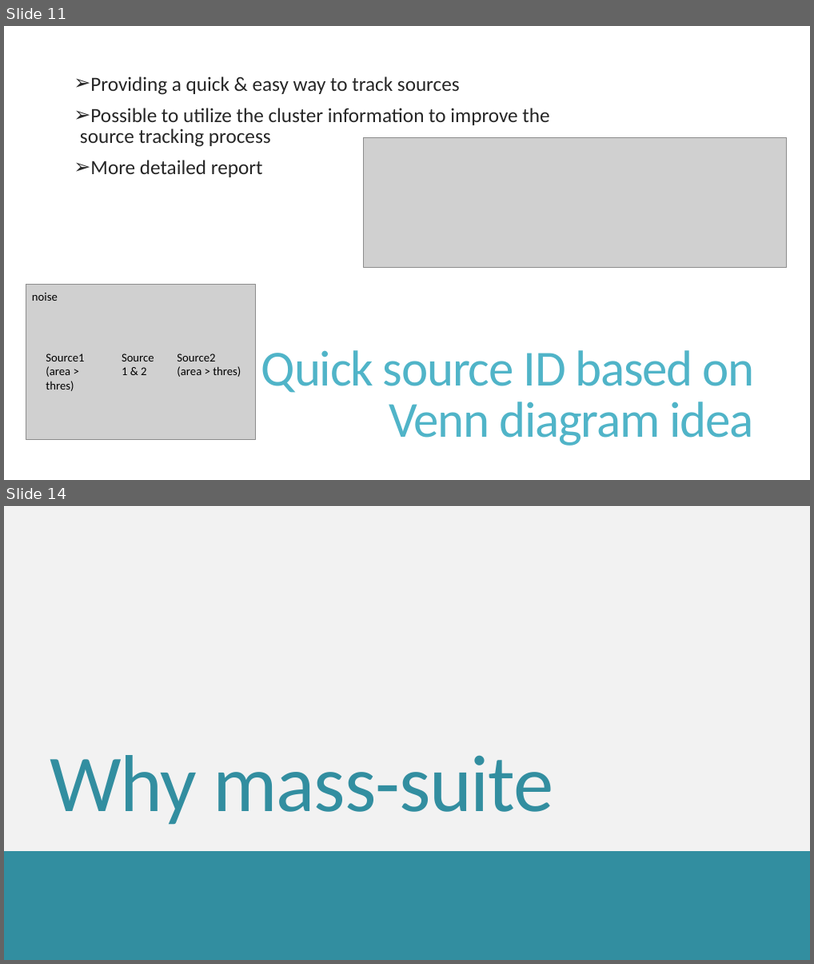
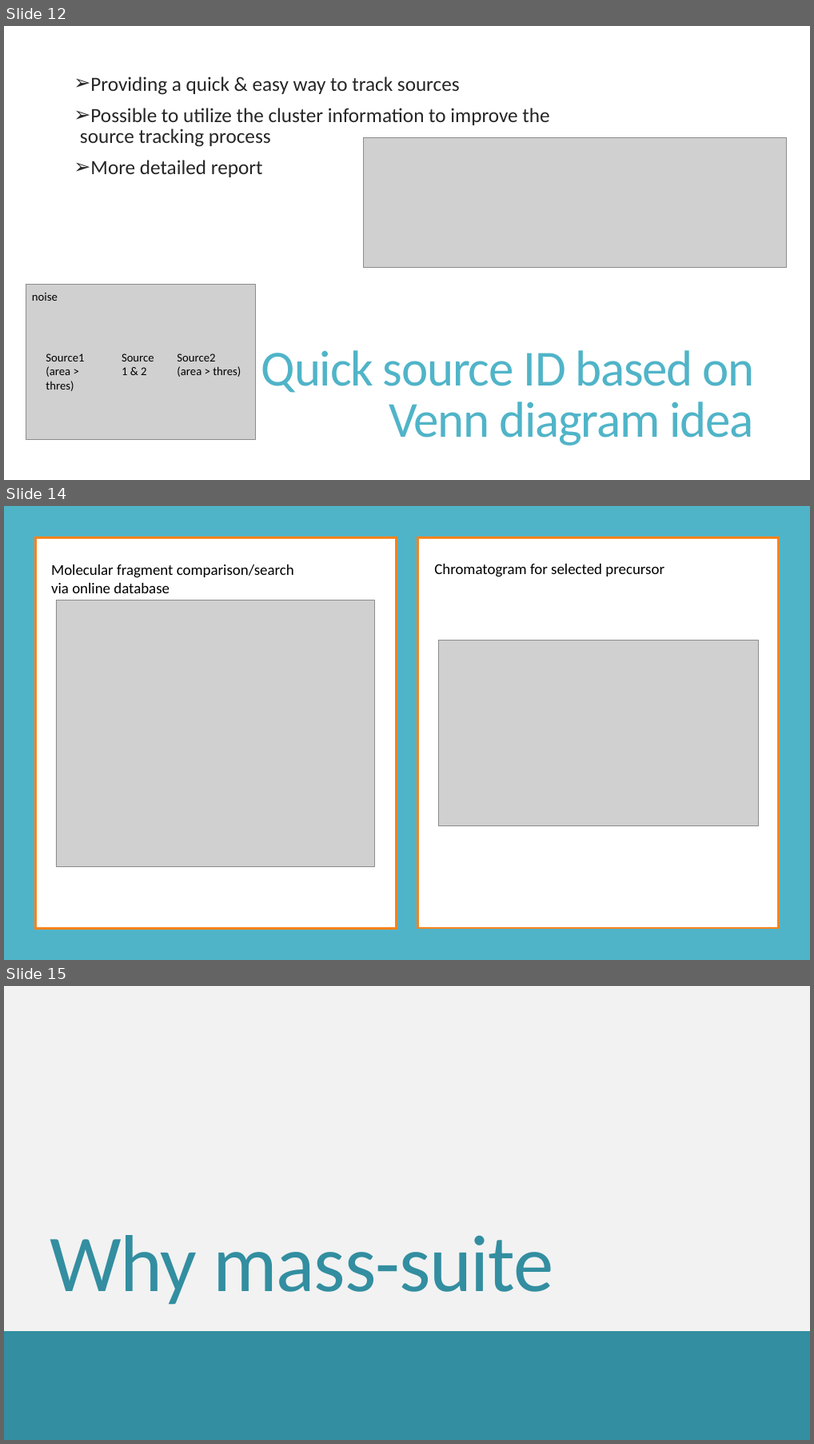
Before and after one commit to XiminHu/mass-suite, a slide deck: doc/20200623 Showcase.pptx. Shown one above the other, each under a label of ours: slides 11 and 14 before the commit, slides 12, 14 and 15 after it; the slides between them are not shown. The pictures are 814x964 and 814x1444 pixels, drawn with LibreOffice and Linux fonts; fonts in the diff are those of the drawing; grey boxes stand for pictures. Boxes give left, top, right and bottom in pixels: in the first picture for what was removed or moved away, otherwise in the second. Text is boxed around its words. In the diff, an @@ line names an element or a change of style, - is before the commit and + after.

```diff
--- a/doc/20200623 Showcase.pptx
+++ b/doc/20200623 Showcase.pptx
@@ slide 14 added at (x1=4, y1=506, x2=810, y2=960), background #FFFFFF @@
@@ rectangle added at (x1=4, y1=506, x2=810, y2=960), fill #50B4C8 @@
@@ rectangle added at (x1=35, y1=538, x2=397, y2=928), fill #FFFFFF, outline #FF831B 2.5 pt @@
@@ rectangle added at (x1=418, y1=537, x2=779, y2=928), fill #FFFFFF, outline #FF831B 2.5 pt @@
@@ text added at (x1=51, y1=564, x2=294, y2=593), 18 pt, text #000000 @@
+Molecular fragment comparison/search
+via online database
@@ text added at (x1=434, y1=564, x2=665, y2=577), 18 pt, text #000000 @@
+Chromatogram for selected precursor
@@ picture added at (x1=56, y1=600, x2=375, y2=866) @@
@@ picture added at (x1=439, y1=640, x2=758, y2=825) @@
@@ what was slide 11 is now slide 12 @@
@@ what was slide 14 is now slide 15 @@
```
Also in this commit, not shown: 6 slides changed, 1 other slide added, 1 slide removed, 3 other files.
